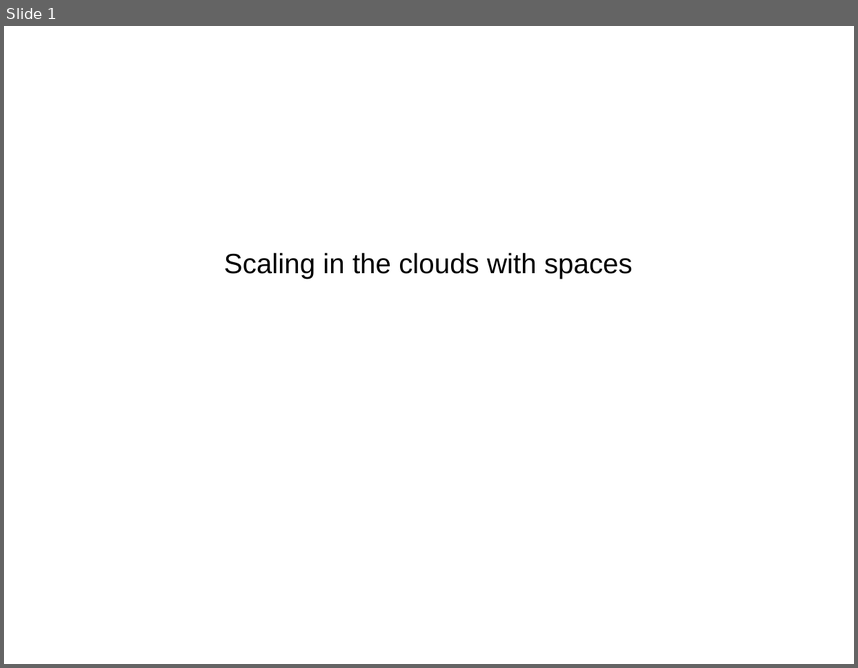
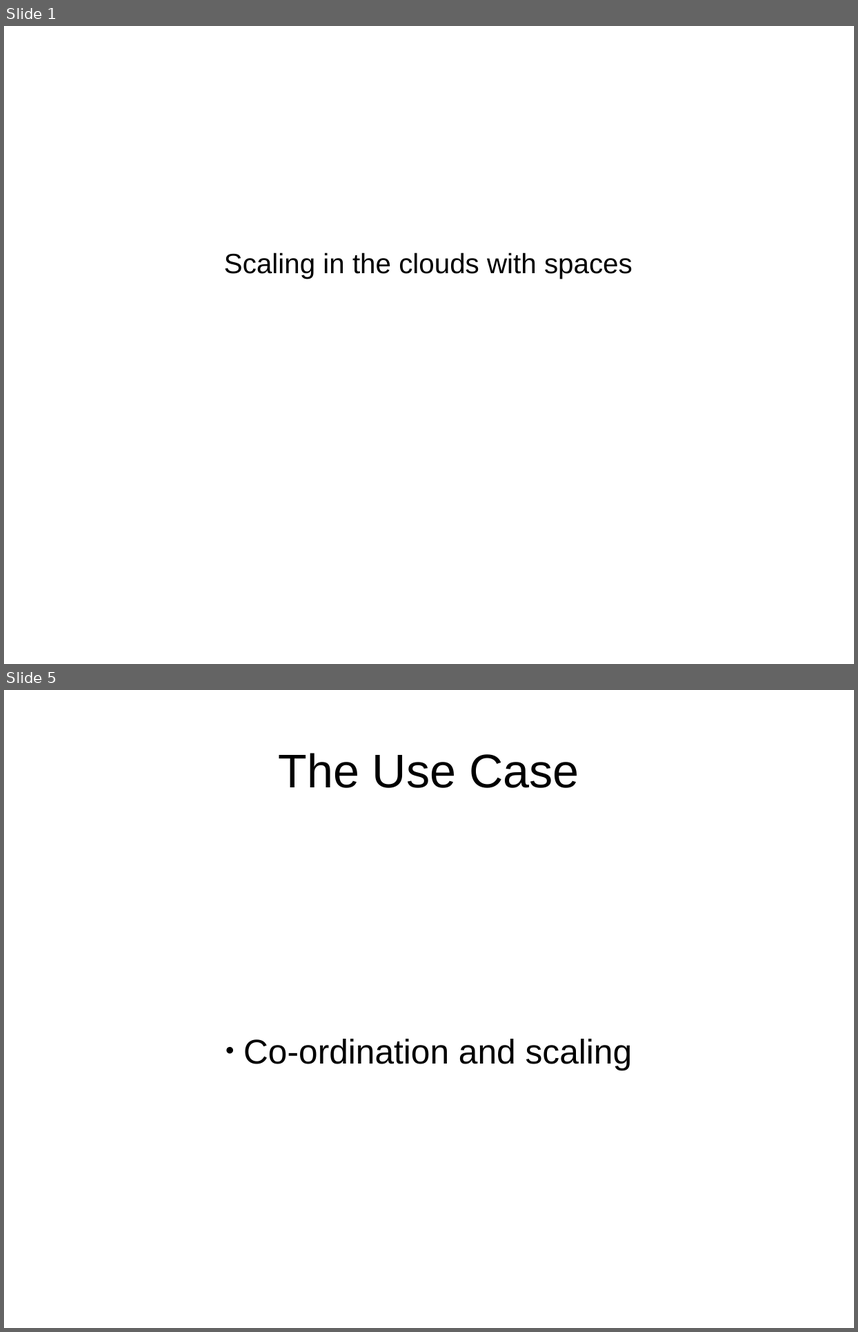
Before and after one commit to harikrishnan83/slides-and-code, a slide deck: Scaling_In_The_Clouds_With_Spaces.odp. Shown one above the other, each under a label of ours: slide 1 before the commit, slides 1 and 5 after it; the slides between them are not shown. The pictures are 858x668 and 858x1332 pixels, drawn with LibreOffice and Linux fonts; fonts in the diff are those of the drawing. Boxes give left, top, right and bottom in pixels: in the first picture for what was removed or moved away, otherwise in the second. Text is boxed around its words. In the diff, an @@ line names an element or a change of style, - is before the commit and + after.

```diff
--- a/Scaling_In_The_Clouds_With_Spaces.odp
+++ b/Scaling_In_The_Clouds_With_Spaces.odp
@@ slide 5 added at <box>4,690,854,1328</box>, background #FFFFFF @@
@@ title added at <box>278,753,579,788</box>, 44 pt, text #000000 @@
+The Use Case
@@ subtitle added at <box>243,1038,633,1069</box>, 32 pt, text #000000 @@
+● Co-ordination and scaling
```
Also in this commit, not shown: 8 other slides added, 1 other file.
